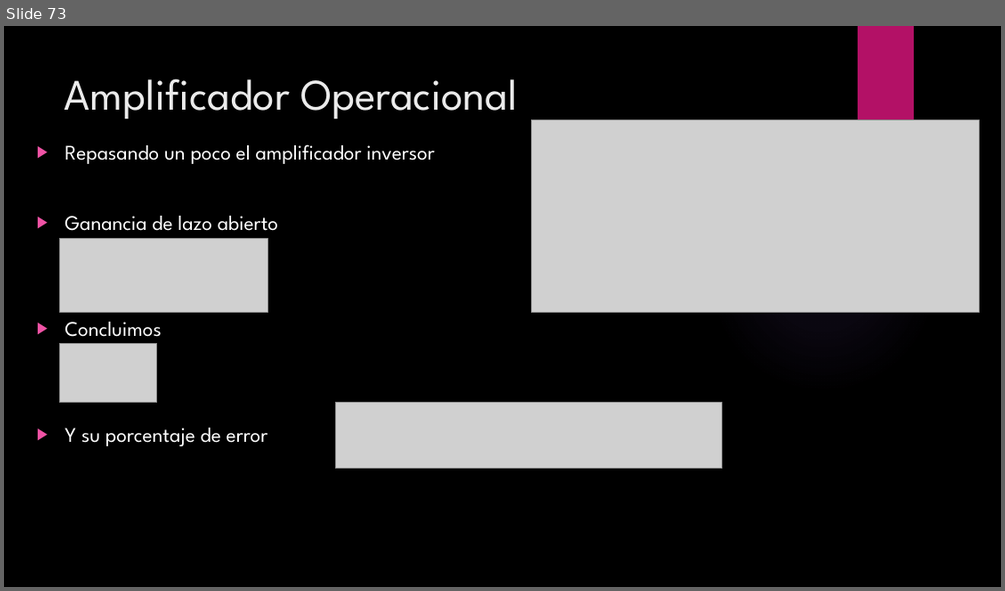
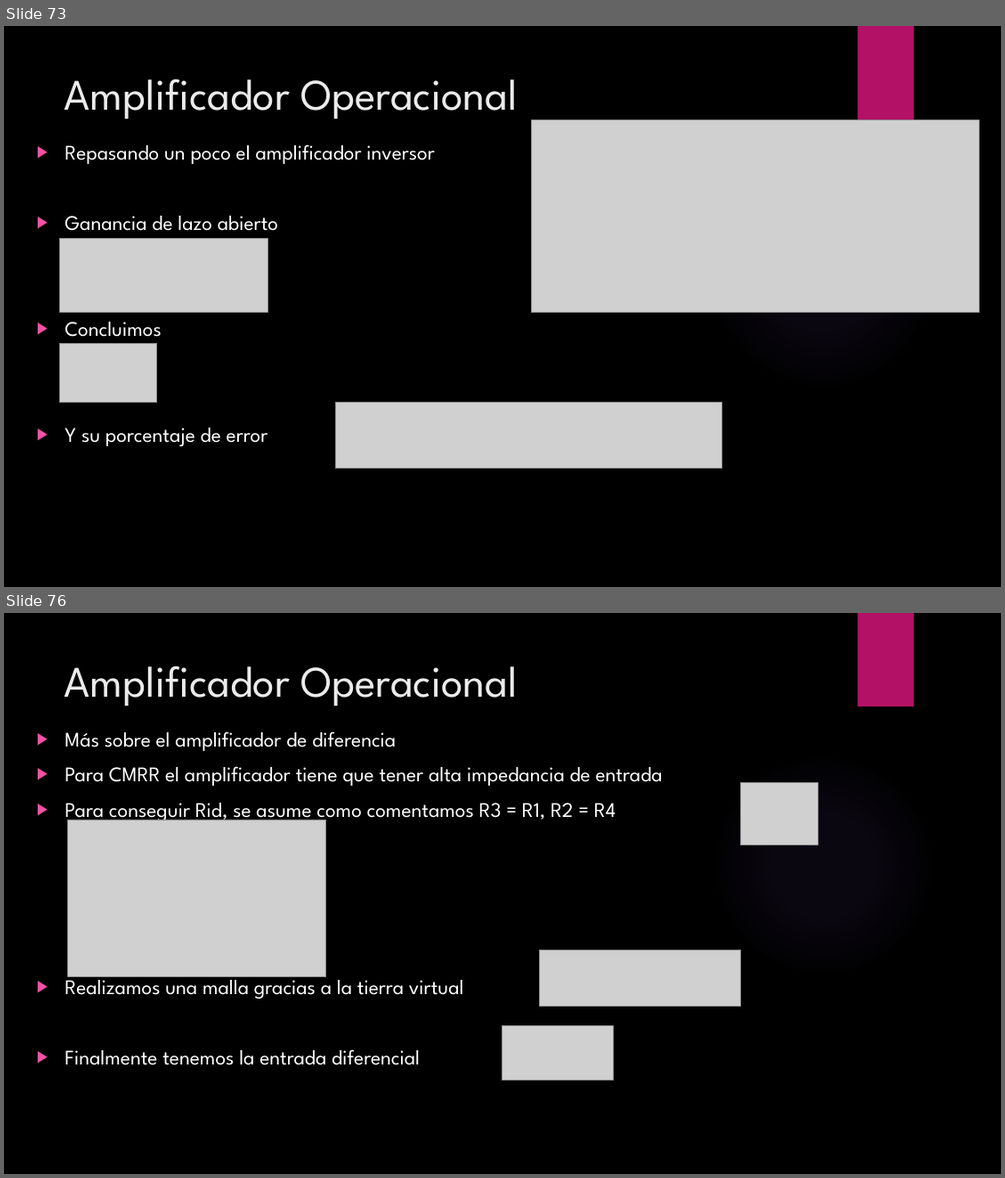
Before and after one commit to ulatinaedupa/ElectronicsII, a slide deck: Presentación/Electronica II.pptx. Shown one above the other, each under a label of ours: slide 73 before the commit, slides 73 and 76 after it; the slides between them are not shown. The pictures are 1005x591 and 1005x1178 pixels, drawn with LibreOffice and Linux fonts; fonts in the diff are those of the drawing; grey boxes stand for pictures; background and template pictures are left out. Boxes give left, top, right and bottom in pixels: in the first picture for what was removed or moved away, otherwise in the second. Text is boxed around its words. In the diff, an @@ line names an element or a change of style, - is before the commit and + after.

```diff
--- a/Presentación/Electronica II.pptx
+++ b/Presentación/Electronica II.pptx
@@ slide 76 added at [4,613,1001,1174], background picture (left out); not listed: 2 template elements that a slide beside it also shows @@
@@ title added at [65,666,518,706], 42 pt, text #EBEBEB @@
+Amplificador Operacional
@@ text added at [65,731,663,1065], 20 pt, text #FFFFFF @@
+▶ Más sobre el amplificador de diferencia
+▶ Para CMRR el amplificador tiene que tener alta impedancia de entrada
+▶ Para conseguir Rid, se asume como comentamos R3 = R1, R2 = R4
+▶ Realizamos una malla gracias a la tierra virtual
+▶ Finalmente tenemos la entrada diferencial
@@ picture added at [741,783,817,844] @@
@@ picture added at [67,819,326,976] @@
@@ picture added at [540,950,741,1006] @@
@@ picture added at [502,1026,614,1080] @@
```
Also in this commit, not shown: 28 other slides added, 11 slides removed.
